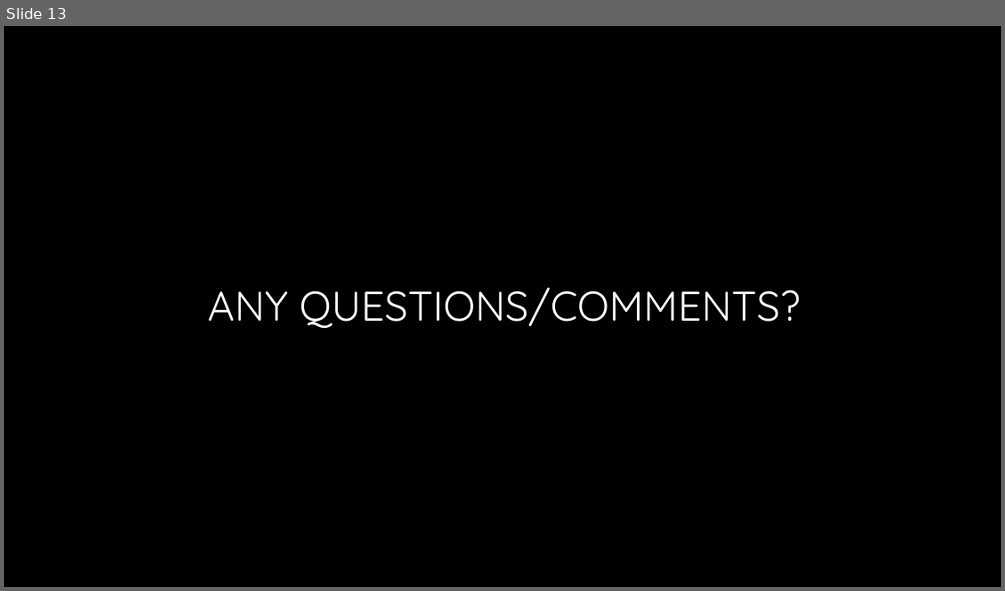
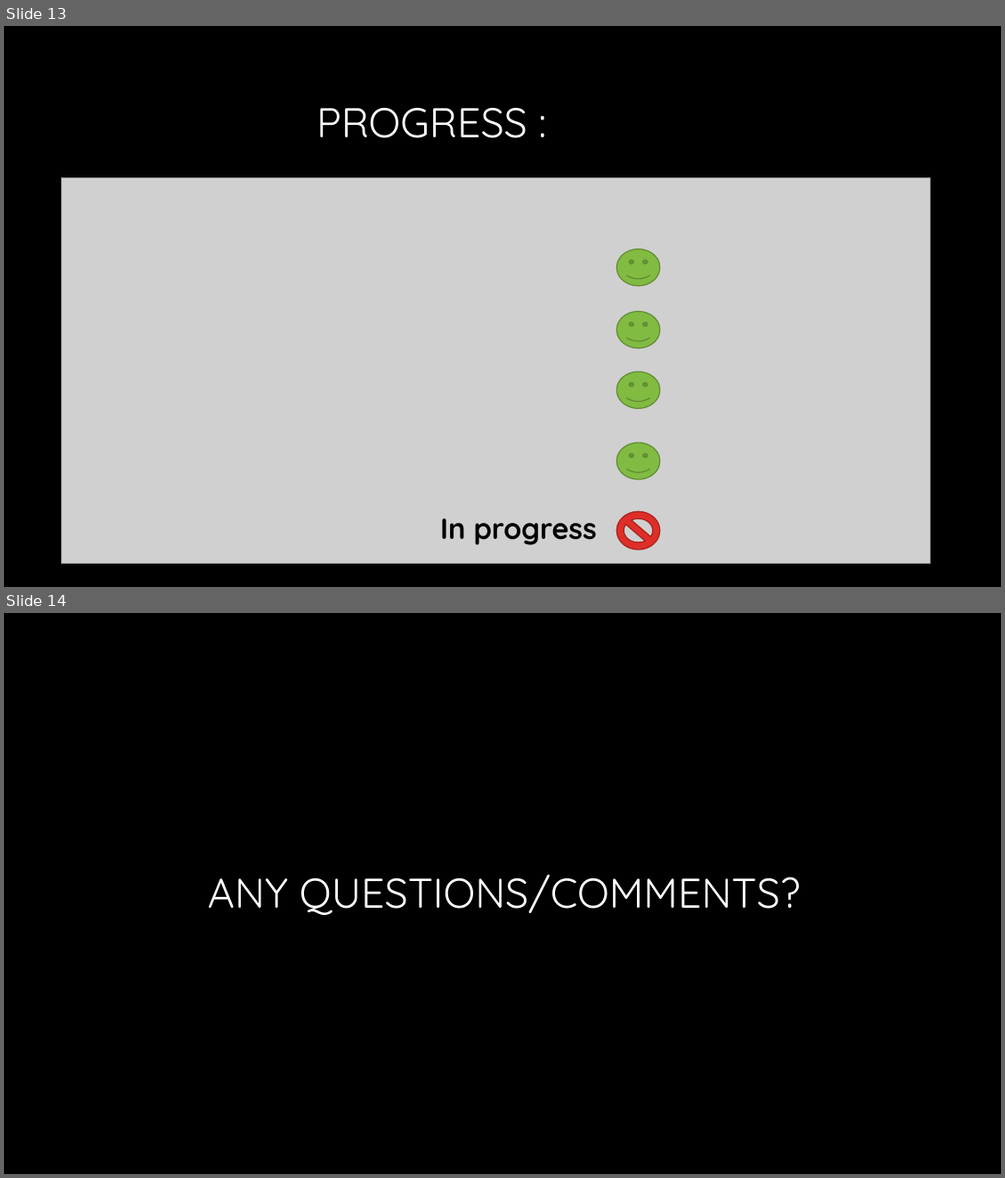
Before and after one commit to saeedalavinia/Sysc3010_Term_Project, a slide deck: Baby monitor System_codeReview.pptx. Shown one above the other, each under a label of ours: slide 13 before the commit, slides 13 and 14 after it. The pictures are 1005x591 and 1005x1178 pixels, drawn with LibreOffice and Linux fonts; fonts in the diff are those of the drawing; grey boxes stand for pictures; background and template pictures are left out. Boxes give left, top, right and bottom in pixels: in the first picture for what was removed or moved away, otherwise in the second. Text is boxed around its words. In the diff, an @@ line names an element or a change of style, - is before the commit and + after.

Commit message:
presentation update

```diff
--- a/Baby monitor System_codeReview.pptx
+++ b/Baby monitor System_codeReview.pptx
@@ slide 13 added at (4, 26, 1001, 587), background #000000 @@
@@ title added at (316, 108, 527, 138), 40 pt, text #FFFFFF @@
+PROGRESS :
@@ picture added at (62, 177, 930, 563) @@
@@ smiley face added at (616, 248, 660, 286), fill #81BB42, outline #5F8A31 1 pt @@
@@ smiley face added at (616, 312, 660, 348), fill #81BB42, outline #5F8A31 1 pt @@
@@ smiley face added at (616, 371, 660, 408), fill #81BB42, outline #5F8A31 1 pt @@
@@ smiley face added at (616, 443, 660, 479), fill #81BB42, outline #5F8A31 1 pt @@
@@ text added at (440, 518, 597, 545), 28 pt, text #000000, bold @@
+In progress
@@ no-entry sign added at (616, 511, 660, 549), fill #DF2E28, outline #A5221E 1 pt @@
@@ what was slide 13 is now slide 14 @@
```
Also in this commit, not shown: 2 slides removed.
